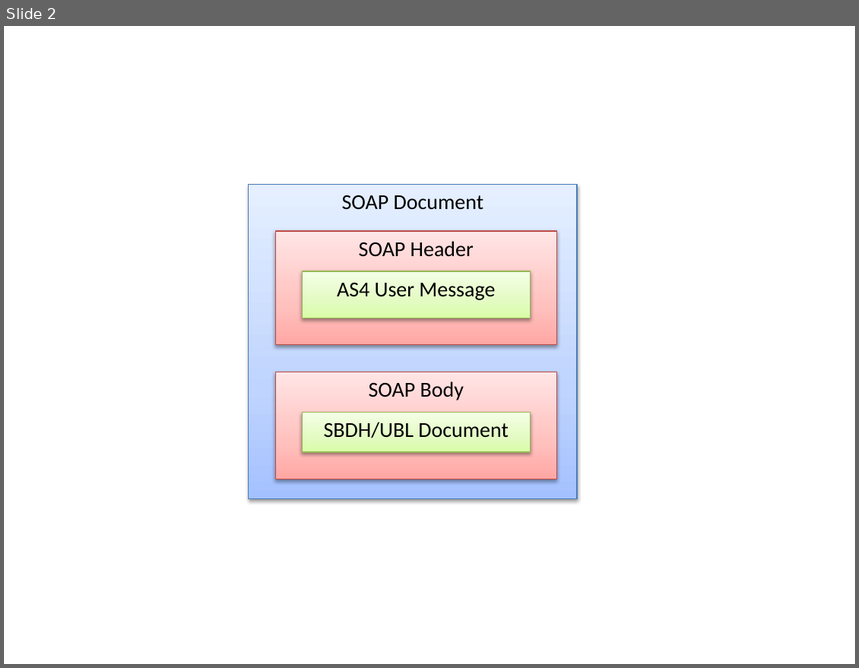
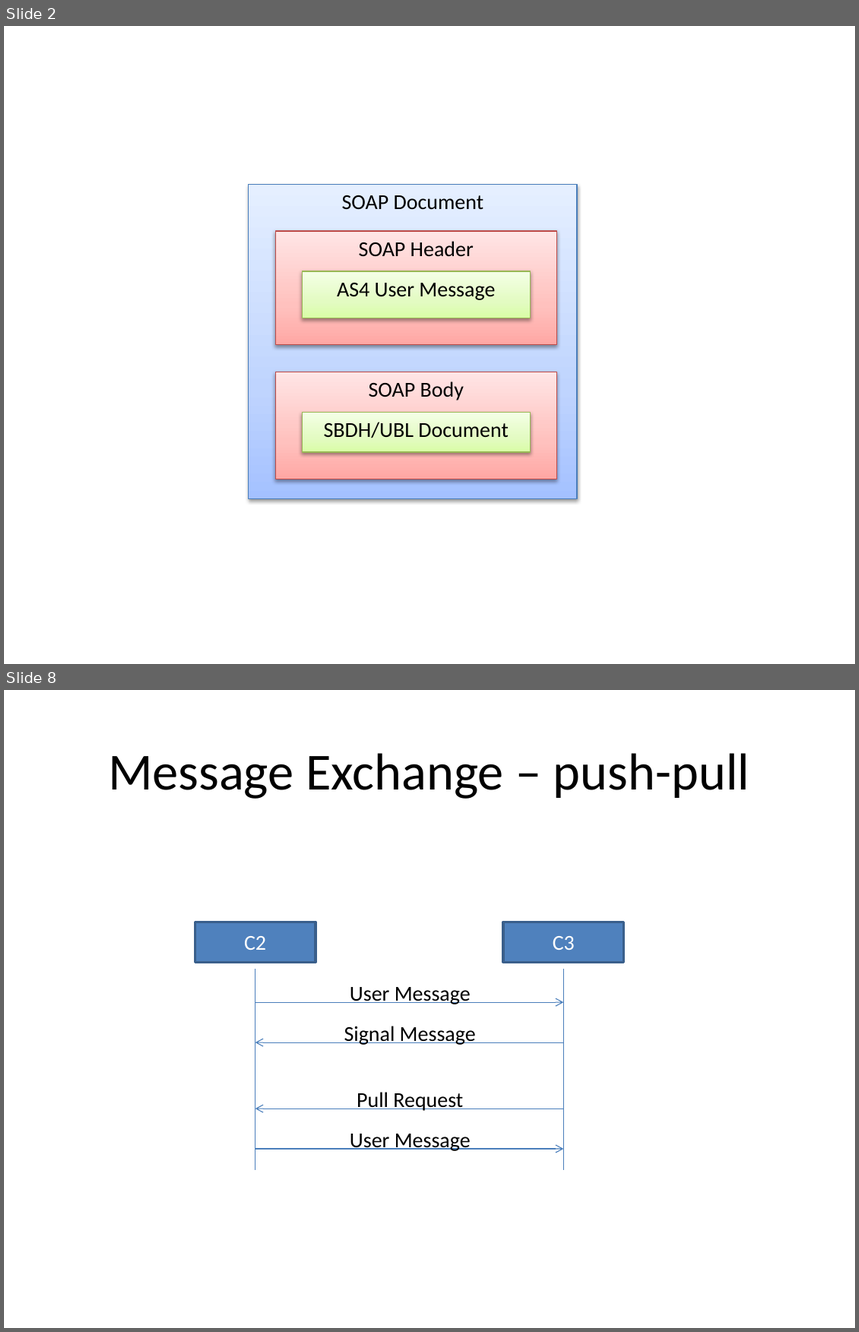
Before and after one commit to phax/phase4, a slide deck: docs/AS4 PEPPOL images.pptx. Shown one above the other, each under a label of ours: slide 2 before the commit, slides 2 and 8 after it; the slides between them are not shown. The pictures are 859x668 and 859x1332 pixels, drawn with LibreOffice and Linux fonts; fonts in the diff are those of the drawing. Boxes give left, top, right and bottom in pixels: in the first picture for what was removed or moved away, otherwise in the second. Text is boxed around its words. In the diff, an @@ line names an element or a change of style, - is before the commit and + after.

```diff
--- a/docs/AS4 PEPPOL images.pptx
+++ b/docs/AS4 PEPPOL images.pptx
@@ slide 8 added at [4,690,855,1328], background #FFFFFF @@
@@ title added at [108,753,750,799], 44 pt, text #000000 @@
+Message Exchange – push-pull
@@ rectangle added at [195,923,316,962], fill #4F81BD, outline #3A5F8C 2 pt, 18 pt, text #FFFFFF @@
+C2
@@ rectangle added at [503,923,624,962], fill #4F81BD, outline #3A5F8C 2 pt, 18 pt, text #FFFFFF @@
+C3
@@ line added from (255, 969) to (255, 1170), #4B7EBC 0.75 pt @@
@@ line added from (563, 969) to (563, 1170), #4B7EBC 0.75 pt @@
@@ arrow added from (255, 1002) to (563, 1002), #4B7EBC 0.75 pt @@
@@ text added at [350,987,471,1005], 18 pt, text #000000 @@
+User Message
@@ text added at [344,1026,476,1045], 18 pt, text #000000 @@
+Signal Message
@@ arrow added from (563, 1043) to (255, 1043), #4B7EBC 0.75 pt @@
@@ text added at [357,1092,463,1111], 18 pt, text #000000 @@
+Pull Request
@@ arrow added from (563, 1109) to (255, 1109), #4B7EBC 0.75 pt @@
@@ text added at [350,1134,471,1151], 18 pt, text #000000 @@
+User Message
@@ arrow added from (255, 1149) to (563, 1149), #4B7EBC 0.75 pt @@
```
Also in this commit, not shown: 1 slide changed, 5 other slides added, 1 other file.
